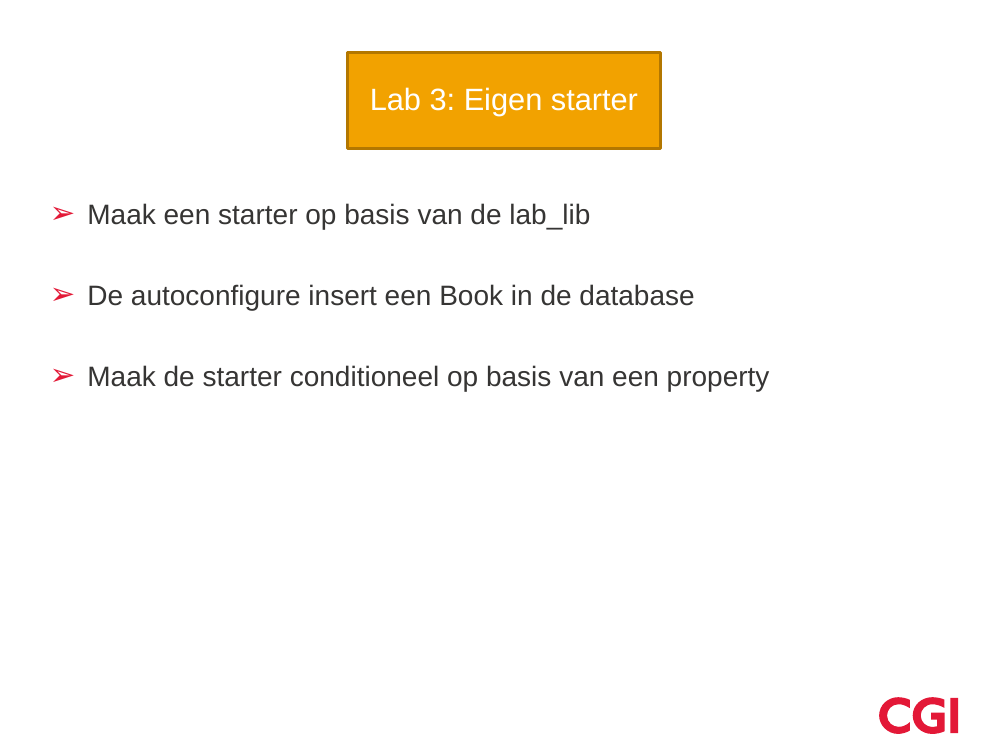
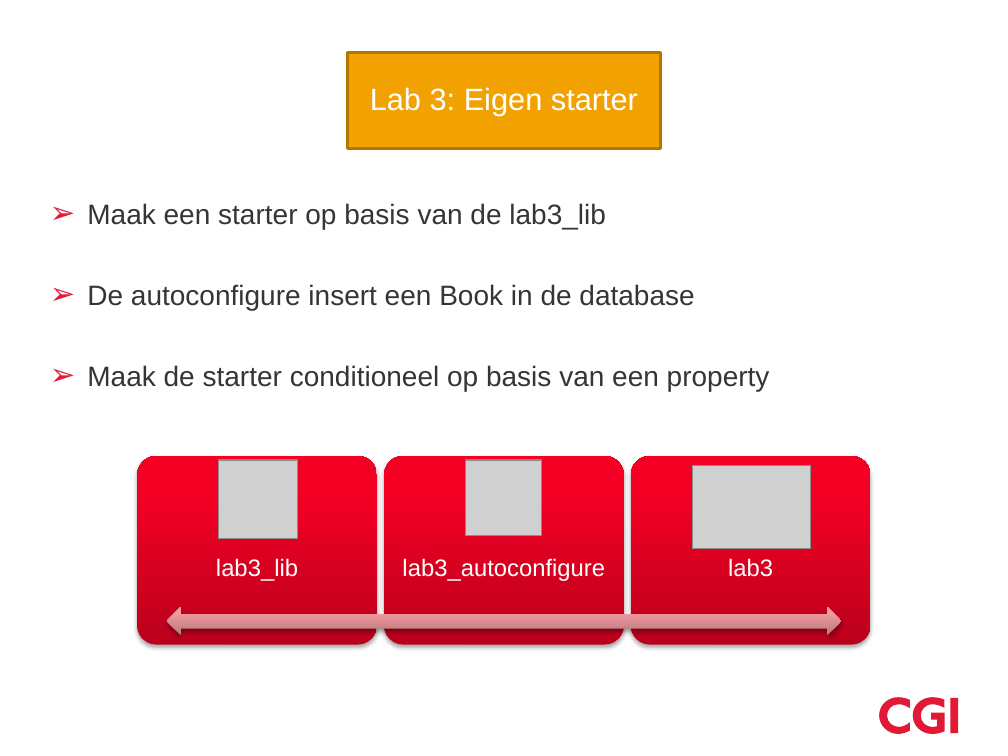
Before and after one commit to hawkeye-bot/boot, a slide deck: slide 42 of Springboot.pptx. Drawn at 1008x756 pixels with LibreOffice and Linux fonts; fonts in the diff are those of the drawing; grey boxes stand for pictures; background and template pictures are left out. Boxes give left, top, right and bottom in pixels: in the first picture for what was removed or moved away, otherwise in the second. Text is boxed around its words. In the diff, an @@ line names an element or a change of style, - is before the commit and + after.

```diff
--- a/Springboot.pptx
+++ b/Springboot.pptx
@@ text at (87, 203, 606, 229): text changed @@
-➢ Maak een starter op basis van de lab_lib
+➢ Maak een starter op basis van de lab3_lib
@@ picture added at (218, 460, 297, 538) @@
@@ picture added at (466, 460, 541, 535) @@
@@ picture added at (692, 466, 811, 549) @@
@@ group added at (137, 456, 871, 644): 3 rounded rectangles, 3 texts, 3 ellipses, 1 left right arrow @@
+lab3_lib
+lab3_autoconfigure
+lab3
```
Also in this commit, not shown: 6 other slides changed, 6 other files.
